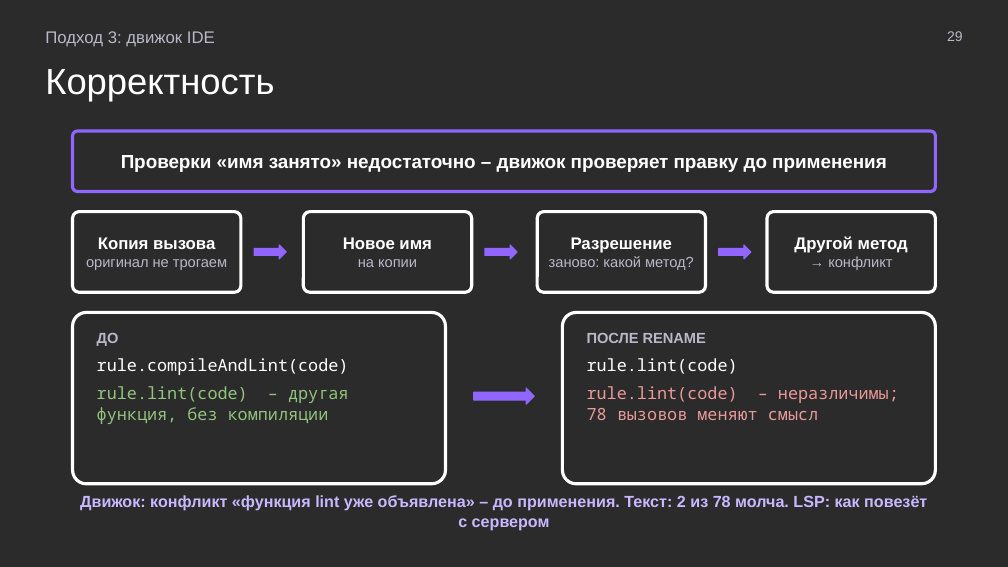
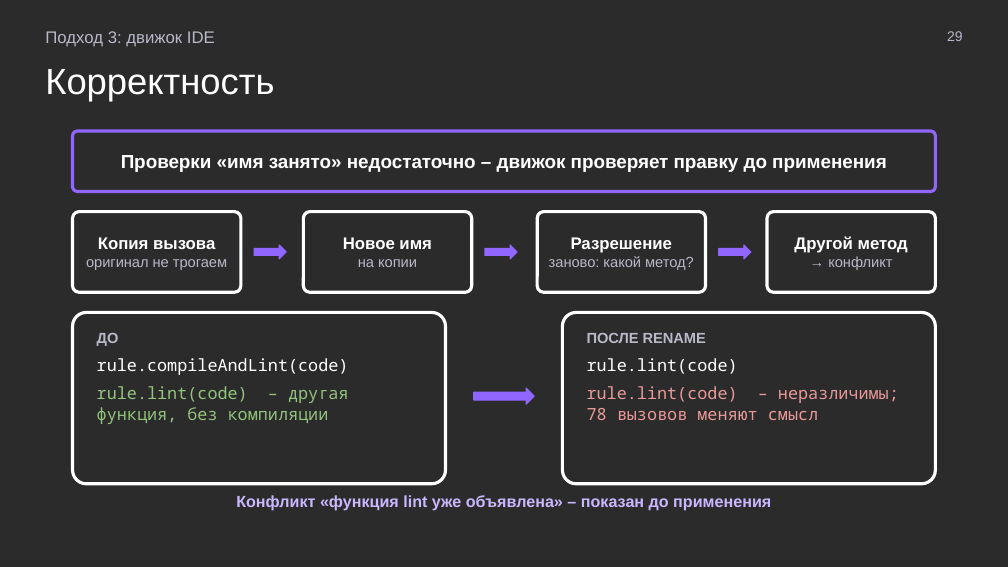
Before and after one commit to MchKosticyn/ide-refactoring-in-ai-agents, a slide deck: slide 29 of Доклад_ Рефакторинг в ИИ-агентах.pptx. Drawn at 1008x567 pixels with LibreOffice and Linux fonts; fonts in the diff are those of the drawing; background and template pictures are left out; a plain dark background stands for a picture behind light text. Boxes give left, top, right and bottom in pixels: in the first picture for what was removed or moved away, otherwise in the second. Text is boxed around its words. In the diff, an @@ line names an element or a change of style, - is before the commit and + after.

Commit message:
Description before demo in each approach; no cross-approach text on approach slides; merge manual edits

```diff
--- a/Доклад_ Рефакторинг в ИИ-агентах.pptx
+++ b/Доклад_ Рефакторинг в ИИ-агентах.pptx
@@ text at (236, 495, 771, 511): text changed @@
-Движок: конфликт «функция lint уже объявлена» – до применения. Текст: 2 из 78 молча. LSP: как повезёт с сервером
+Конфликт «функция lint уже объявлена» – показан до применения
```
Also in this commit, not shown: 12 other slides changed, 1 other file.
